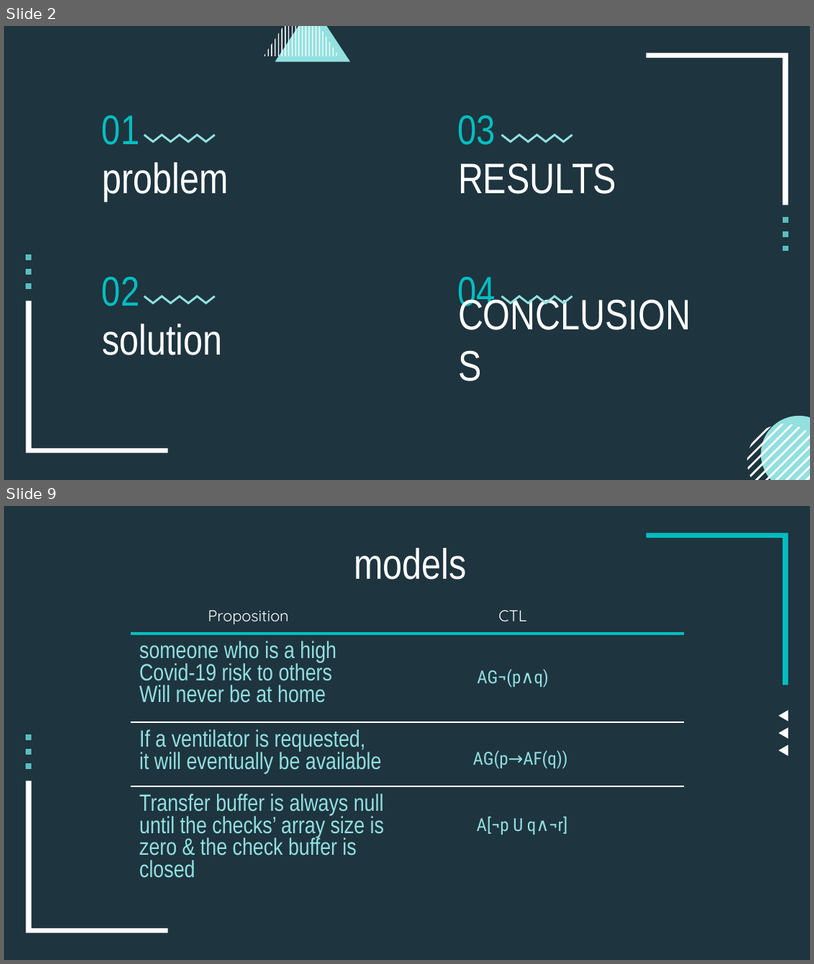
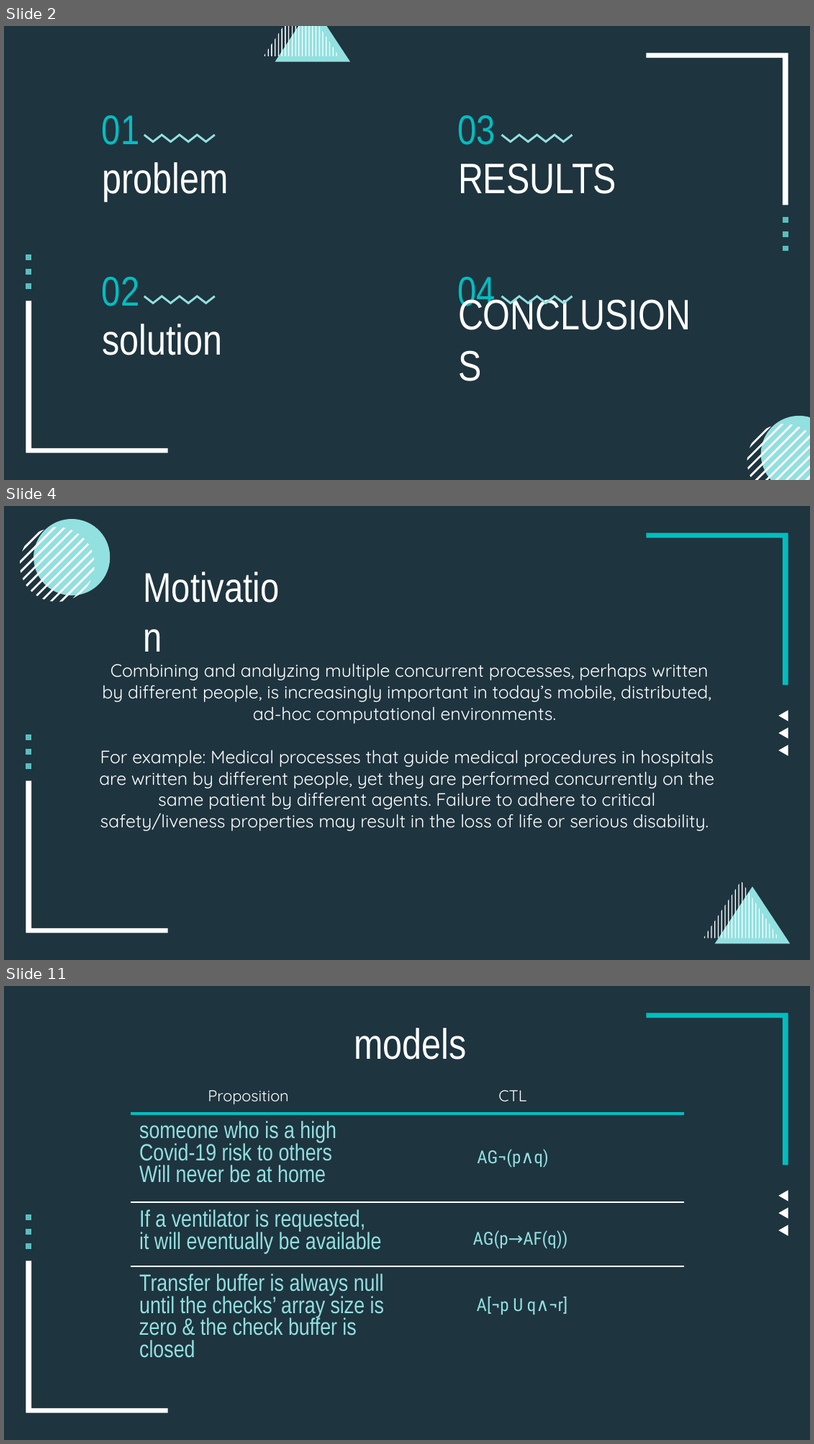
Before and after one commit to mark-mcdermott/mcdmodelcheckermvc, a slide deck: src/main/resources/misc/ppt/thesis-defense.pptx. Shown one above the other, each under a label of ours: slides 2 and 9 before the commit, slides 2, 4 and 11 after it; the slides between them are not shown. The pictures are 814x964 and 814x1444 pixels, drawn with LibreOffice and Linux fonts; fonts in the diff are those of the drawing. Boxes give left, top, right and bottom in pixels: in the first picture for what was removed or moved away, otherwise in the second. Text is boxed around its words. In the diff, an @@ line names an element or a change of style, - is before the commit and + after.

```diff
--- a/src/main/resources/misc/ppt/thesis-defense.pptx
+++ b/src/main/resources/misc/ppt/thesis-defense.pptx
@@ slide 4 added at (4,506,810,960), background #1E343F; not listed: 8 template elements that a slide beside it also shows @@
@@ text added at (136,553,306,612), 37 pt, text #FFFFFF @@
+Motivation
@@ group added at (20,519,113,602): 12 freeform shapes @@
@@ title added at (99,663,715,831), 16 pt, text #FFFFFF @@
+Combining and analyzing multiple concurrent processes, perhaps written by different people, is increasingly important in today’s mobile, distributed, ad-hoc computational environments.
+For example: Medical processes that guide medical procedures in hospitals are written by different people, yet they are performed concurrently on the same patient by different agents. Failure to adhere to critical safety/liveness properties may result in the loss of life or serious disability.
@@ group added at (705,881,790,943): 23 freeform shapes @@
@@ what was slide 9 is now slide 11 @@
```
Also in this commit, not shown: 4 slides changed, 12 other slides added, 6 slides removed, 26 other files.
